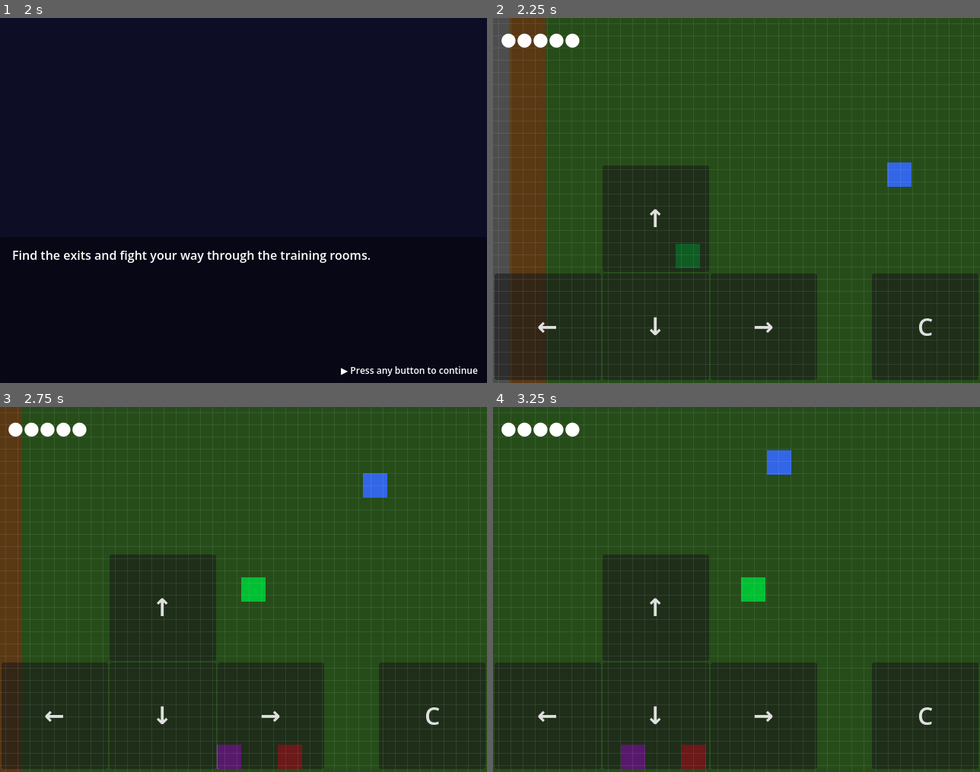
Above: before the commit, frames 1-4 (two rows, left to right).
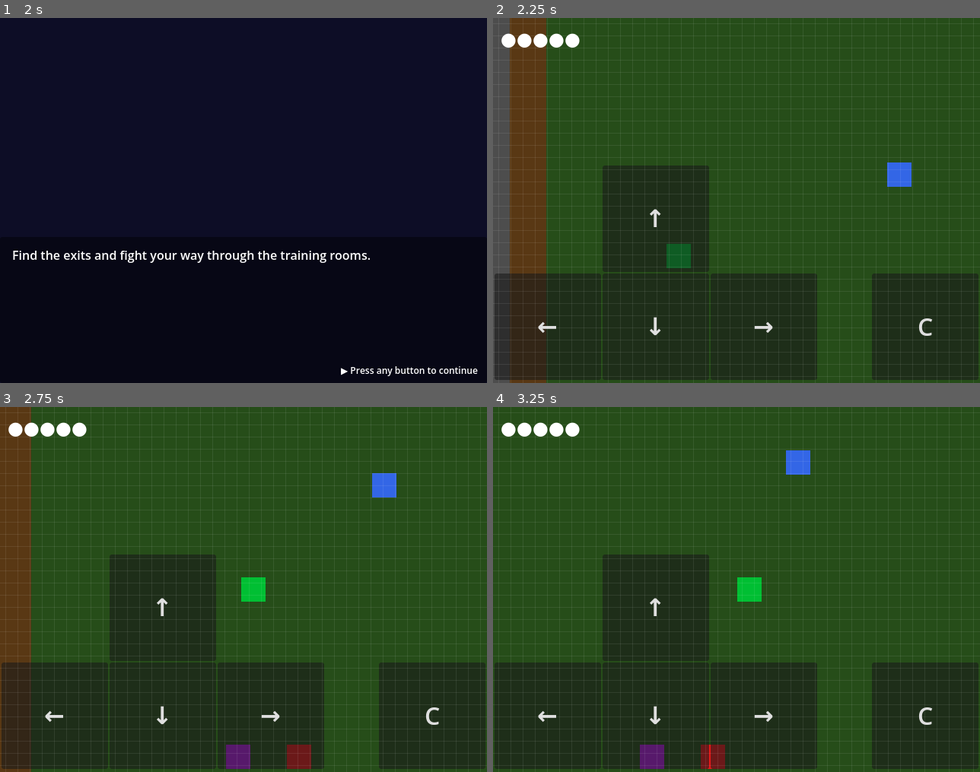
Above: after the commit, the same moments.

Repository: ollyfg/duddy-quest
Game: Godot game, scene res://scenes/title_screen.tscn
Two runs of this game, one before a commit and one after it. Both use one fixed random seed, a clock stepped at 60 frames per second and the inputs below.
Inputs (mouse positions are in pixels of both pictures, inside the frame that each line leads up to):
- Up to frame 1 (2 s): tap C (melee_attack) at 0.5, 0.6 s; move the mouse to (350, 182) at 0.52 s; hold D (move_right) 0.53-1.25 s; click (350, 182) at 0.67 s; tap Enter at 1.25 s; drag from (146, 218) to (262, 200) at 1.27 s
- Up to frame 2 (2.25 s): tap Enter at 2 s; move the mouse to (785, 120) at 2.02 s; hold D (move_right) from 2.03 s (still down); tap V (ranged_attack) at 2.1 s
- Up to frame 3 (2.75 s): keep holding D (move_right); tap C (melee_attack) at 2.3 s
- Up to frame 4 (3.25 s): release D (move_right) at 2.75 s; drag from (712, 662) to (721, 757) at 2.77 s

Frame 1 is identical in both runs. In frame 2, 0.2% of the frame differs, in the area x 35-43%, y 61-69%; in frame 3, 2.0%, in the area x 4-82%, y 0-100%; in frame 4, 1.7%.

Commit message:
feat: add scripted cinematic sequence system (task 02)
- Add scripts/cinematic_player.gd: coroutine-based sequence runner
  supporting move_npc, move_player, dialog, wait, play_cutscene steps
  and parallel grouping (run sequentially as GDScript simplification)
- player.gd: add cinematic_mode bool; _physics_process returns early
  (zero velocity, no input) when cinematic_mode is true
- main.gd: add _cinematic_player node, play_cinematic() helper using
  CONNECT_ONE_SHOT, and demo cinematic on first entry to room_a

Co-authored-by: Copilot <223556219+Copilot@users.noreply.github.com>

Diff:
--- /dev/null
+++ b/scripts/cinematic_player.gd
@@ -0,0 +1,74 @@
+extends Node
+
+signal sequence_finished
+
+var _room: Node = null
+var _player: Node = null
+var _dialog_box: Node = null
+var _is_playing: bool = false
+
+
+func play(sequence: Array, room: Node, player: Node, dialog_box: Node = null) -> void:
+	_room = room
+	_player = player
+	_dialog_box = dialog_box
+	_is_playing = true
+	player.cinematic_mode = true
+	await _run_sequence(sequence)
+	player.cinematic_mode = false
+	_is_playing = false
+	sequence_finished.emit()
+
+
+func _run_sequence(steps: Array) -> void:
+	var i: int = 0
+	while i < steps.size():
+		var step: Dictionary = steps[i]
+		if not step.get("parallel", false):
+			await _run_step(step)
+			i += 1
+		else:
+			# Collect all "parallel: true" steps plus the first non-parallel terminator.
+			var group: Array = []
+			while i < steps.size() and steps[i].get("parallel", false):
+				group.append(steps[i])
+				i += 1
+			if i < steps.size():
+				group.append(steps[i])
+				i += 1
+			# GDScript has no true coroutine parallelism; run sequentially.
+			for ps: Dictionary in group:
+				await _run_step(ps)
+
+
+func _run_step(step: Dictionary) -> void:
+	match step.get("type", ""):
+		"move_npc":
+			var npc: Node = _room.get_node_or_null(step["npc"])
+			if npc:
+				npc.is_paused = true
+				await _move_node(npc, step["to"], step.get("speed", 80.0))
+		"move_player":
+			await _move_node(_player, step["to"], step.get("speed", 150.0))
+		"dialog":
+			if _dialog_box:
+				_dialog_box.start_dialog(step.get("lines", []))
+				await _dialog_box.dialog_ended
+		"wait":
+			await get_tree().create_timer(step.get("duration", 1.0)).timeout
+		"play_cutscene":
+			if _player.get_parent().has_method("play_cutscene"):
+				var done: bool = false
+				_player.get_parent().play_cutscene(step.get("slides", []), func() -> void: done = true)
+				while not done:
+					await get_tree().process_frame
+
+
+func _move_node(node: Node2D, target: Vector2, speed: float) -> void:
+	while node.global_position.distance_to(target) > 4.0:
+		var dir: Vector2 = (target - node.global_position).normalized()
+		node.velocity = dir * speed
+		node.move_and_slide()
+		await get_tree().process_frame
+	node.global_position = target
+	node.velocity = Vector2.ZERO
--- a/scripts/main.gd
+++ b/scripts/main.gd
@@ -47,6 +47,8 @@
 @onready var hp_label: Label = $HUD/HPLabel
 @onready var mobile_controls = $MobileControls
 
+var _cinematic_player: Node = null
+
 
 func _ready() -> void:
 	player.add_to_group("player")
@@ -126,6 +128,14 @@
 	player.set_camera_limits(current_room.get_room_rect())
 	_update_hp_display(player.hp)
 	_update_wand_display()
+
+	# Demo cinematic on first entry to room_a.
+	if room_name == "room_a" and "room_a" not in _room_states:
+		if current_room.has_node("NPCs") and current_room.get_node("NPCs").get_child_count() > 0:
+			var npc_path: String = "NPCs/" + current_room.get_node("NPCs").get_child(0).name
+			play_cinematic([
+				{"type": "dialog", "speaker": npc_path, "lines": ["Welcome to the training area, Dudley!"]},
+			], func() -> void: pass)
 
 
 ## Snapshot the current room's NPC, item, and switch states before transitioning away.
@@ -286,6 +296,15 @@
 	)
 
 
+func play_cinematic(sequence: Array, on_finish: Callable) -> void:
+	if _cinematic_player == null:
+		_cinematic_player = Node.new()
+		_cinematic_player.set_script(load("res://scripts/cinematic_player.gd"))
+		add_child(_cinematic_player)
+	_cinematic_player.sequence_finished.connect(on_finish, CONNECT_ONE_SHOT)
+	_cinematic_player.play(sequence, current_room, player, dialog_box)
+
+
 func play_cutscene(slides: Array, on_finish: Callable) -> void:
 	var cutscene_scene: PackedScene = load("res://scenes/cutscene.tscn")
 	var cutscene: Node = cutscene_scene.instantiate()
--- a/scripts/player.gd
+++ b/scripts/player.gd
@@ -34,6 +34,7 @@
 var facing: Vector2 = Vector2.DOWN
 
 var is_in_dialog: bool = false
+var cinematic_mode: bool = false
 
 var _melee_timer: float = 0.0
 var _shoot_timer: float = 0.0
@@ -65,6 +66,12 @@
 	_knockback_velocity = _knockback_velocity.move_toward(Vector2.ZERO, KNOCKBACK_SPEED * delta * 6.0)
 
 	if is_in_dialog:
+		velocity = Vector2.ZERO
+		_moving = false
+		move_and_slide()
+		return
+
+	if cinematic_mode:
 		velocity = Vector2.ZERO
 		_moving = false
 		move_and_slide()
